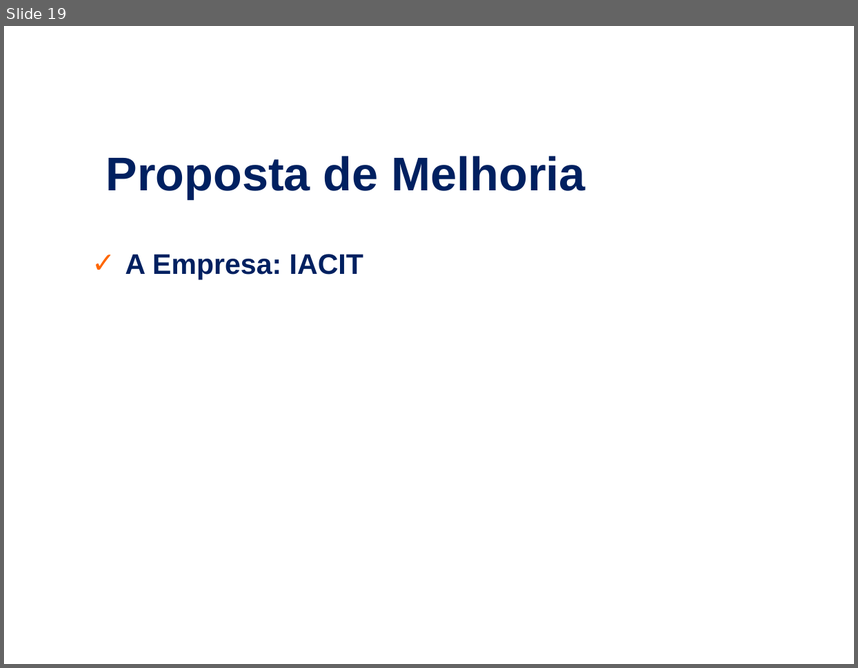
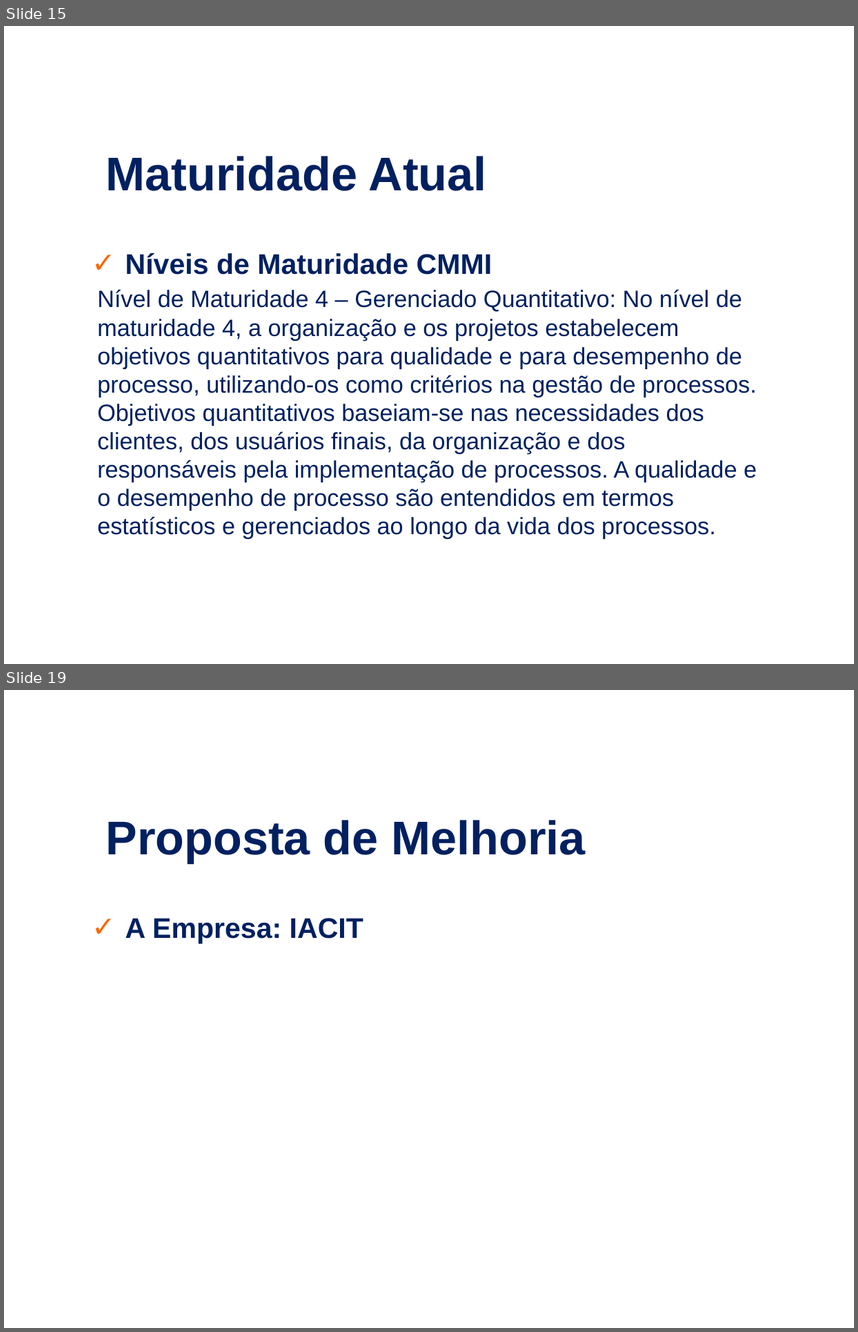
Before and after one commit to eccentricexit/softeng2_2017, a slide deck: ed-projetos-comp/ed-proj-comp.ppt. Shown one above the other, each under a label of ours: slide 19 before the commit, slides 15 and 19 after it; the slides between them are not shown. The pictures are 858x668 and 858x1332 pixels, drawn with LibreOffice and Linux fonts; fonts in the diff are those of the drawing; background and template pictures are left out. Boxes give left, top, right and bottom in pixels: in the first picture for what was removed or moved away, otherwise in the second. Text is boxed around its words. In the diff, an @@ line names an element or a change of style, - is before the commit and + after.

```diff
--- a/ed-projetos-comp/ed-proj-comp.ppt
+++ b/ed-projetos-comp/ed-proj-comp.ppt
@@ slide 15 added at [4, 26, 854, 664], background picture (left out) @@
@@ text added at [106, 156, 487, 191], 40 pt, text #002060, bold @@
+Maturidade Atual
@@ text added at [125, 253, 492, 274], 24 pt, text #002060, bold @@
+  ✓ Níveis de Maturidade CMMI
@@ text added at [97, 289, 757, 539], 20 pt, text #002060 @@
+Nível de Maturidade 4 – Gerenciado Quantitativo: No nível de maturidade 4, a organização e os projetos estabelecem objetivos quantitativos para qualidade e para desempenho de processo, utilizando-os como critérios na gestão de processos. Objetivos quantitativos baseiam-se nas necessidades dos clientes, dos usuários finais, da organização e dos responsáveis pela implementação de processos. A qualidade e o desempenho de processo são entendidos em termos estatísticos e gerenciados ao longo da vida dos processos.
```
Also in this commit, not shown: 5 slides changed, 10 other slides added, 10 slides removed, 1 other file.
